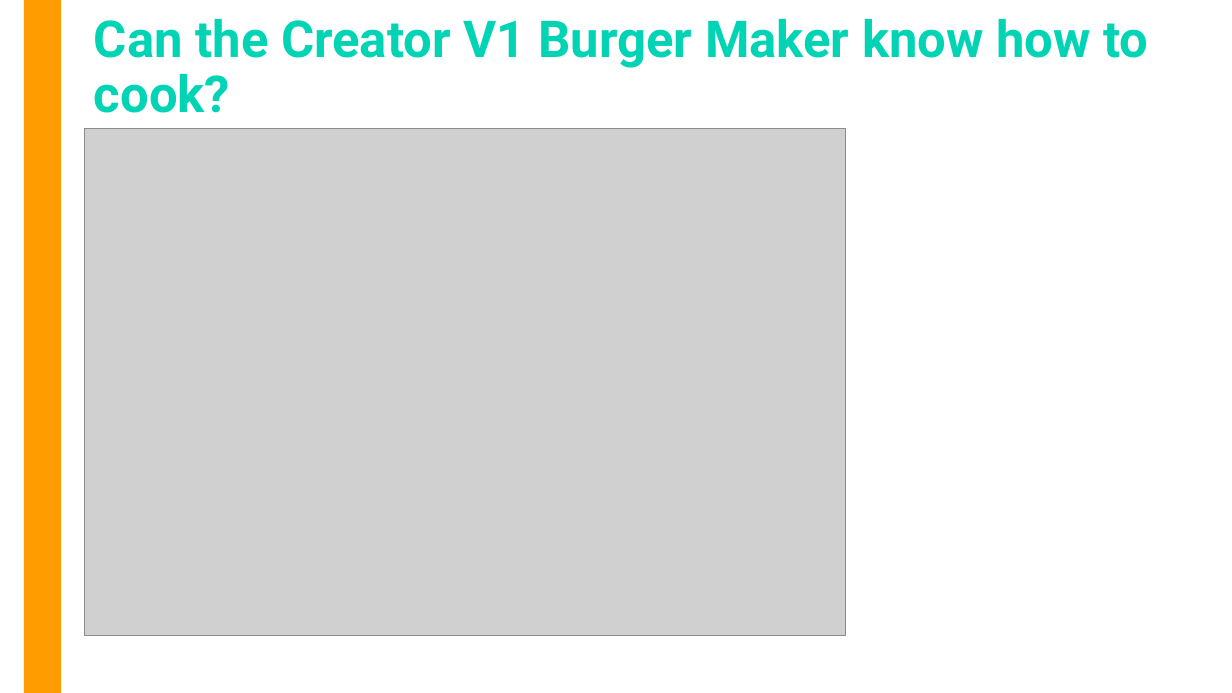
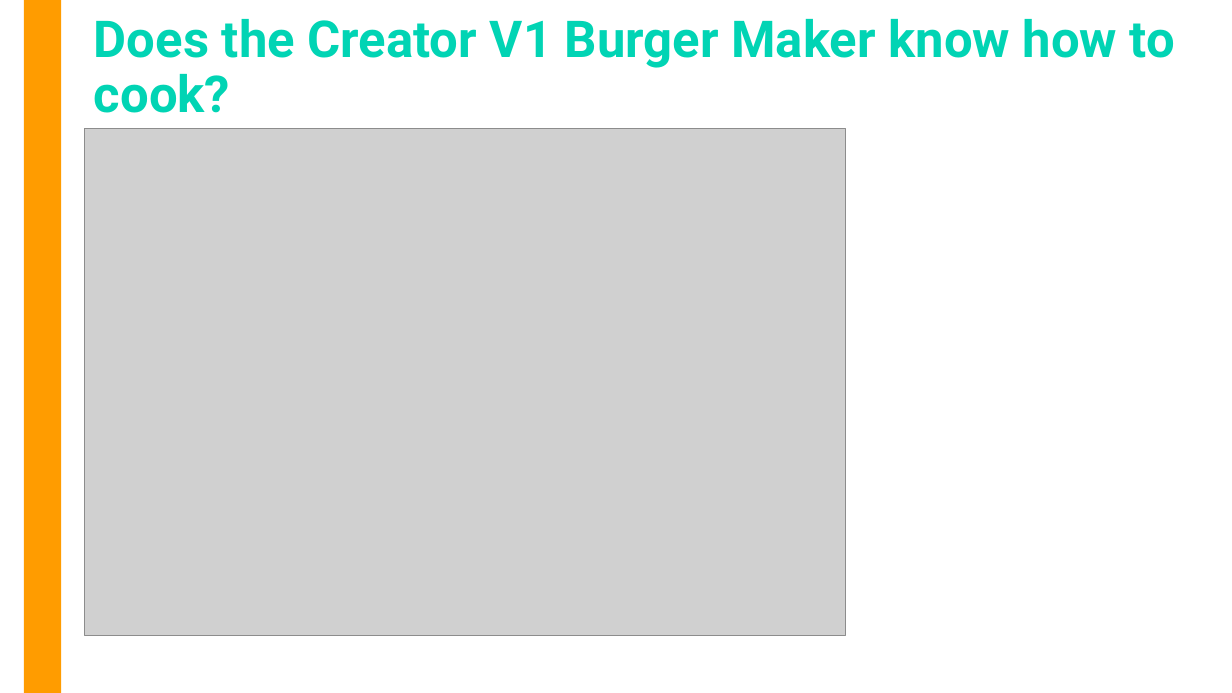
Before and after one commit to OMardil/CS1_2023_EN, a slide deck: slide 7 of MOD03-Algorithms/01 Presentacion/MOD3-Algoritmos_y_Diagramas.pptx. Drawn at 1232x693 pixels with LibreOffice and Linux fonts; fonts in the diff are those of the drawing; grey boxes stand for pictures. Boxes give left, top, right and bottom in pixels: in the first picture for what was removed or moved away, otherwise in the second. Text is boxed around its words. In the diff, an @@ line names an element or a change of style, - is before the commit and + after.

```diff
--- a/MOD03-Algorithms/01 Presentacion/MOD3-Algoritmos_y_Diagramas.pptx
+++ b/MOD03-Algorithms/01 Presentacion/MOD3-Algoritmos_y_Diagramas.pptx
@@ title at <box>94,19,1175,113</box>: text changed @@
-Can the Creator V1 Burger Maker know how to cook?
+Does the Creator V1 Burger Maker know how to cook?
```
Also in this commit, not shown: 6 other slides changed, 1 slide added, 1 slide removed, 17 other files.
